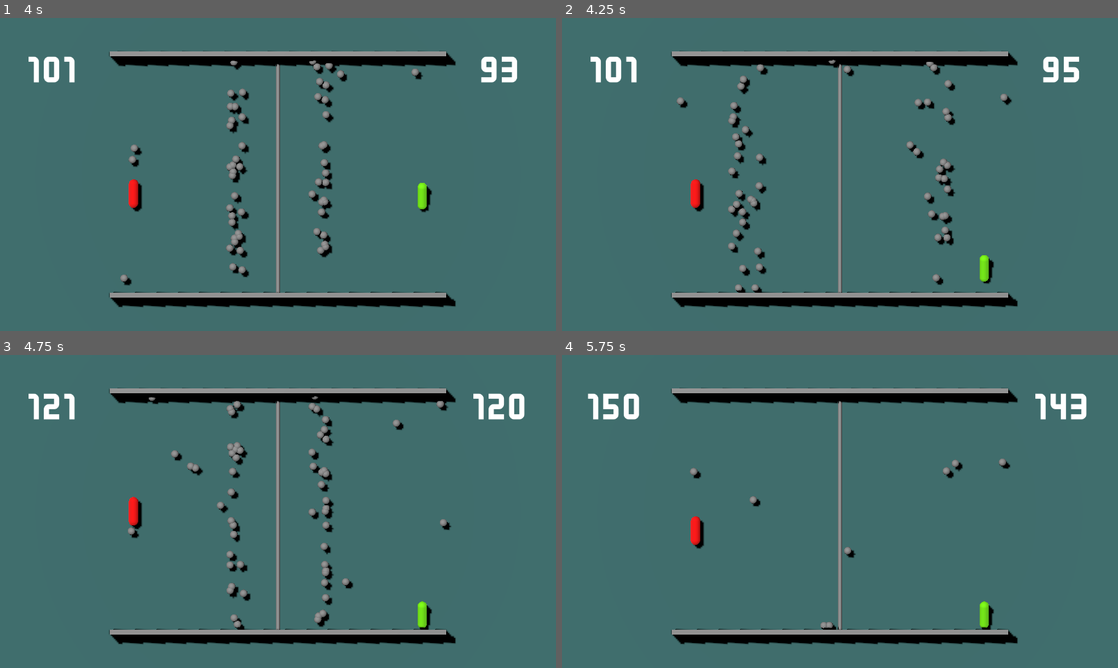
Above: before the commit, frames 1-4 (two rows, left to right).
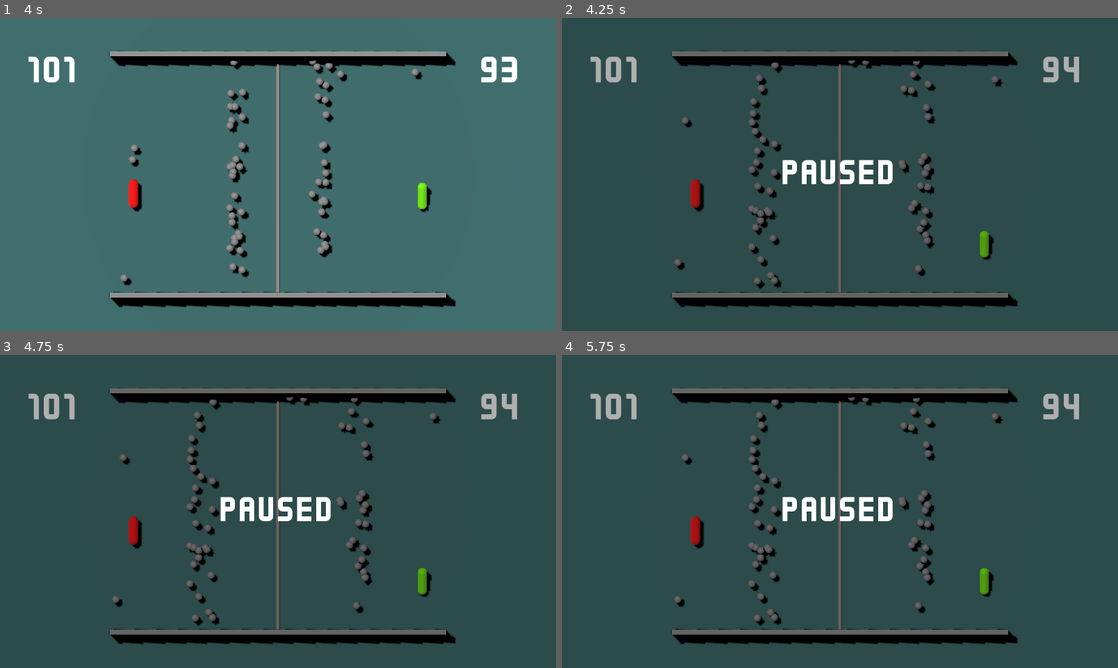
Above: after the commit, the same moments.

Repository: 5tr1k3r/tier_01_pong
Game: Godot game, scene res://game/main.tscn
Same seed, same stepped clock (60 frames per second), same inputs: the game is played once before the commit and once after it.
Inputs:
- Up to frame 1 (4 s): tap Enter (ui_accept) at 0.5, 0.77, 1.52, 3.02, 3.77 s; hold Up (p1_move_up) 0.53-1.28 s; tap S (p2_move_down) at 0.6, 2.1, 3.6 s; hold Down (p1_move_down) 1.28-2.03 s; tap W (p2_move_up) at 1.35, 2.85 s; hold Up (p1_move_up) 2.03-3.53 s; hold Down (p1_move_down) from 3.53 s (still down)
- Up to frame 2 (4.25 s): keep holding Down (p1_move_down); tap P (pause, bound only after the commit) at 4.15 s
- Up to frame 3 (4.75 s): keep holding Down (p1_move_down); tap W (p2_move_up) at 4.35 s; tap Enter (ui_accept) at 4.52 s
- Up to frame 4 (5.75 s): keep holding Down (p1_move_down); tap S (p2_move_down) at 5.1 s

Frame 1 is identical in both runs. In frame 2, 96% of the frame differs, in the area x 0-100%, y 0-100%; in frame 3, 96%; in frame 4, 96%.

Commit message:
add pausing

Diff:
--- a/game/main.tscn
+++ b/game/main.tscn
@@ -3,8 +3,8 @@
 [ext_resource type="PackedScene" uid="uid://bmu2cagi6ktli" path="res://game/arena/arena.tscn" id="1_0xm2m"]
 [ext_resource type="Script" uid="uid://d3xbk3giys87o" path="res://game/main.gd" id="1_vop5m"]
 [ext_resource type="PackedScene" uid="uid://jf2xhx0ukpmu" path="res://game/paddle/paddle.tscn" id="2_h2yge"]
-[ext_resource type="FontFile" uid="uid://b1q1rf2rnin7t" path="res://assets/Kenney Bold.ttf" id="5_lquwl"]
 [ext_resource type="AudioStream" uid="uid://cjbtry5bc735s" path="res://game/resources/audio/ball_got_stuck.ogg" id="5_wjctj"]
+[ext_resource type="PackedScene" uid="uid://cok408amobp38" path="res://game/ui/ui.tscn" id="6_wjctj"]
 [ext_resource type="AudioStream" uid="uid://b43jdr6lsw452" path="res://game/resources/audio/right_player_scores.ogg" id="6_xkbyp"]
 [ext_resource type="AudioStream" uid="uid://dg4e7pjqxduk7" path="res://game/resources/audio/left_player_scores.ogg" id="7_lx3aj"]
 
@@ -52,37 +52,7 @@
 [node name="SpawnLocation" type="PathFollow3D" parent="SpawnPath"]
 transform = Transform3D(1, 0, 0, 0, 1, 0, 0, 0, 1, 0, 0.3, 2)
 
-[node name="UI" type="Control" parent="."]
-layout_mode = 3
-anchors_preset = 15
-anchor_right = 1.0
-anchor_bottom = 1.0
-grow_horizontal = 2
-grow_vertical = 2
-
-[node name="LeftScoreLabel" type="Label" parent="UI"]
-layout_mode = 1
-offset_right = 250.0
-offset_bottom = 250.0
-theme_override_fonts/font = ExtResource("5_lquwl")
-theme_override_font_sizes/font_size = 47
-text = "0"
-horizontal_alignment = 1
-vertical_alignment = 1
-
-[node name="RightScoreLabel" type="Label" parent="UI"]
-layout_mode = 1
-anchors_preset = 1
-anchor_left = 1.0
-anchor_right = 1.0
-offset_left = -250.0
-offset_bottom = 250.0
-grow_horizontal = 0
-theme_override_fonts/font = ExtResource("5_lquwl")
-theme_override_font_sizes/font_size = 47
-text = "0"
-horizontal_alignment = 1
-vertical_alignment = 1
+[node name="UI" parent="." instance=ExtResource("6_wjctj")]
 
 [node name="BallSpawnTimer" type="Timer" parent="."]
 wait_time = 0.6
--- /dev/null
+++ b/game/ui/ui.gd
@@ -0,0 +1,11 @@
+extends Control
+
+@onready var pause_screen: ColorRect = $PauseScreen
+
+var is_paused: bool = false
+
+func _unhandled_input(event: InputEvent) -> void:
+	if event.is_action_pressed("pause"):
+		is_paused = !is_paused
+		pause_screen.visible = is_paused
+		get_tree().paused = is_paused
--- /dev/null
+++ b/game/ui/ui.tscn
@@ -0,0 +1,65 @@
+[gd_scene load_steps=3 format=3 uid="uid://cok408amobp38"]
+
+[ext_resource type="FontFile" uid="uid://b1q1rf2rnin7t" path="res://assets/Kenney Bold.ttf" id="1_4xhdt"]
+[ext_resource type="Script" uid="uid://b8vxr3t6mwlrb" path="res://game/ui/ui.gd" id="1_jxga3"]
+
+[node name="UI" type="Control"]
+process_mode = 3
+layout_mode = 3
+anchors_preset = 15
+anchor_right = 1.0
+anchor_bottom = 1.0
+grow_horizontal = 2
+grow_vertical = 2
+script = ExtResource("1_jxga3")
+
+[node name="LeftScoreLabel" type="Label" parent="."]
+layout_mode = 1
+offset_right = 250.0
+offset_bottom = 250.0
+theme_override_fonts/font = ExtResource("1_4xhdt")
+theme_override_font_sizes/font_size = 47
+text = "0"
+horizontal_alignment = 1
+vertical_alignment = 1
+
+[node name="RightScoreLabel" type="Label" parent="."]
+layout_mode = 1
+anchors_preset = 1
+anchor_left = 1.0
+anchor_right = 1.0
+offset_left = -250.0
+offset_bottom = 250.0
+grow_horizontal = 0
+theme_override_fonts/font = ExtResource("1_4xhdt")
+theme_override_font_sizes/font_size = 47
+text = "0"
+horizontal_alignment = 1
+vertical_alignment = 1
+
+[node name="PauseScreen" type="ColorRect" parent="."]
+visible = false
+layout_mode = 1
+anchors_preset = 15
+anchor_right = 1.0
+anchor_bottom = 1.0
+grow_horizontal = 2
+grow_vertical = 2
+color = Color(0, 0, 0, 0.313726)
+
+[node name="PauseLabel" type="Label" parent="PauseScreen"]
+layout_mode = 1
+anchors_preset = 8
+anchor_left = 0.5
+anchor_top = 0.5
+anchor_right = 0.5
+anchor_bottom = 0.5
+offset_left = -31.0
+offset_top = -11.5
+offset_right = 31.0
+offset_bottom = 11.5
+grow_horizontal = 2
+grow_vertical = 2
+theme_override_fonts/font = ExtResource("1_4xhdt")
+theme_override_font_sizes/font_size = 44
+text = "PAUSED"
--- a/project.godot
+++ b/project.godot
@@ -50,6 +50,11 @@
 "events": [Object(InputEventKey,"resource_local_to_scene":false,"resource_name":"","device":-1,"window_id":0,"alt_press …(192 unchanged characters)…
 ]
 }
+pause={
+"deadzone": 0.2,
+"events": [Object(InputEventKey,"resource_local_to_scene":false,"resource_name":"","device":-1,"window_id":0,"alt_pressed":false,"shift_pressed":false,"ctrl_pressed":false,"meta_pressed":false,"pressed":false,"keycode":0,"physical_keycode":80,"key_label":0,"unicode":112,"location":0,"echo":false,"script":null)
+]
+}
 
 [layer_names]
 
Not shown, added: game/ui/ui.gd.uid
